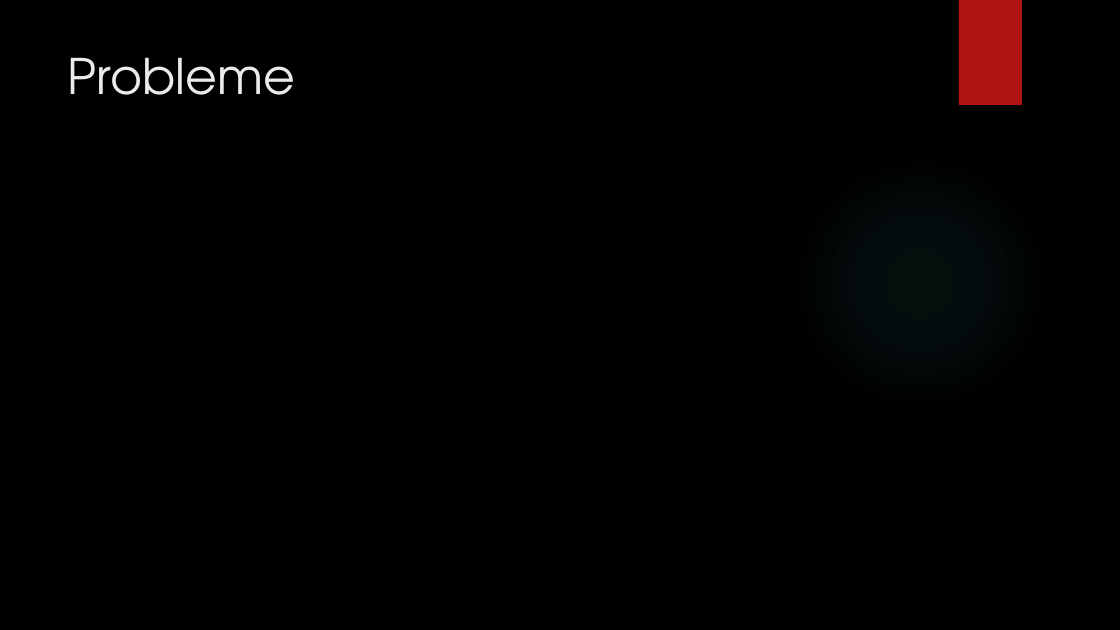
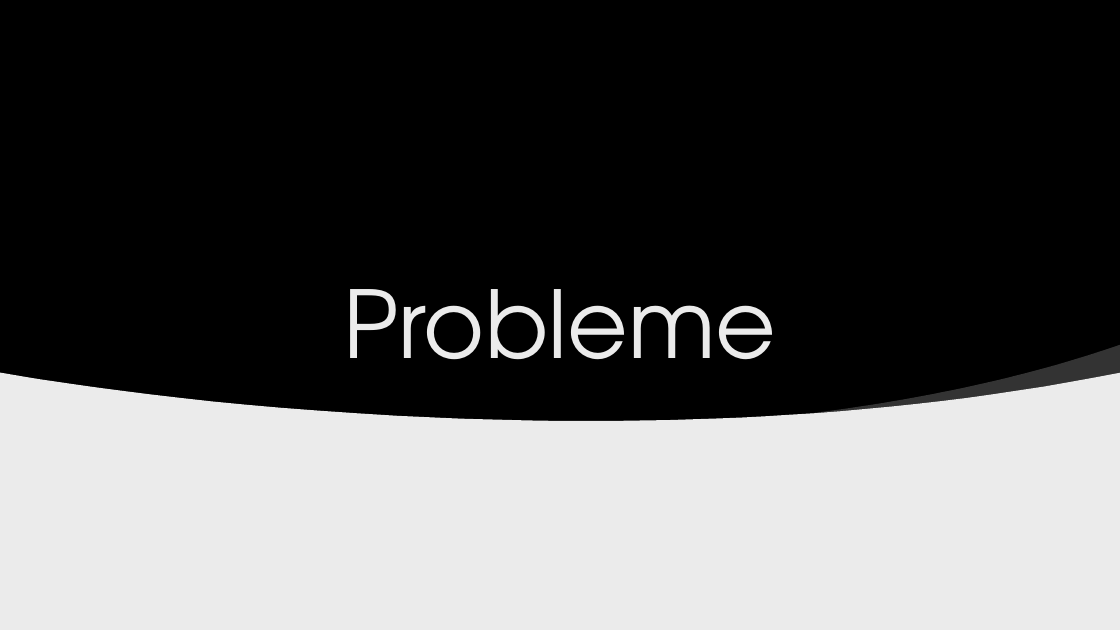
Before and after one commit to der10pm/gca, a slide deck: slide 15 of GCA_Abschlusspraesi_Szablewski_Linnenbaum.pptx (slide 6 before the commit). Drawn at 1120x630 pixels with LibreOffice and Linux fonts; fonts in the diff are those of the drawing; grey boxes stand for pictures; background and template pictures are left out. Boxes give left, top, right and bottom in pixels: in the first picture for what was removed or moved away, otherwise in the second. Text is boxed around its words. In the diff, an @@ line names an element or a change of style, - is before the commit and + after.

```diff
--- a/GCA_Abschlusspraesi_Szablewski_Linnenbaum.pptx
+++ b/GCA_Abschlusspraesi_Szablewski_Linnenbaum.pptx
@@ rectangle added at (x1=0, y1=0, x2=1120, y2=434), fill #000000 @@
@@ rectangle removed at (x1=959, y1=0, x2=1022, y2=105) @@
@@ rectangle added at (x1=959, y1=0, x2=1022, y2=105), fill #B01513 @@
@@ title "Probleme" moved from (x1=68, y1=57, x2=295, y2=95) to (x1=343, y1=289, x2=776, y2=360) @@
@@ title "Probleme" at (x1=343, y1=289, x2=776, y2=360): size 42 to 80 pt; alignment left to centre; vertical alignment top to bottom @@
@@ ellipse removed at (x1=791, y1=154, x2=1049, y2=413) @@
@@ picture added at (x1=0, y1=245, x2=371, y2=630) @@
@@ picture added at (x1=0, y1=266, x2=139, y2=483) @@
@@ freeform shape added at (x1=802, y1=345, x2=1120, y2=421), fill #FFFFFF at 20% opacity @@
@@ freeform shape added at (x1=0, y1=373, x2=1120, y2=630), fill #EBEBEB @@
@@ picture added at (x1=791, y1=560, x2=882, y2=630) @@
```
Also in this commit, not shown: 5 other slides changed, 16 slides added, 5 slides removed.
